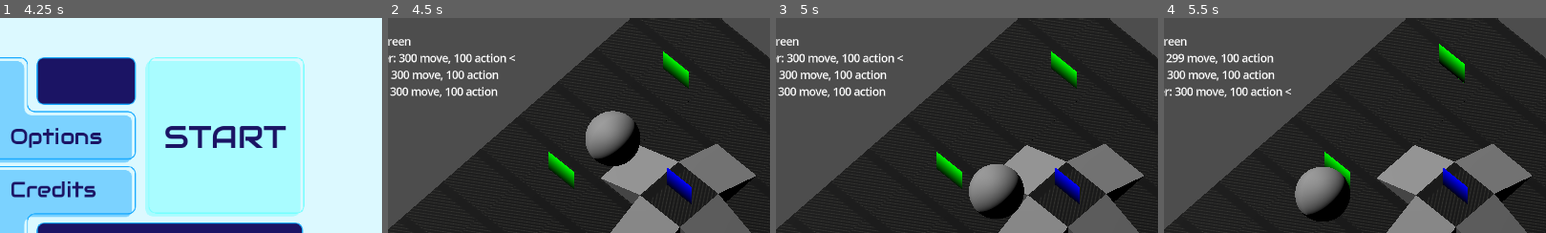
Above: before the commit, frames 1-4 (left to right).
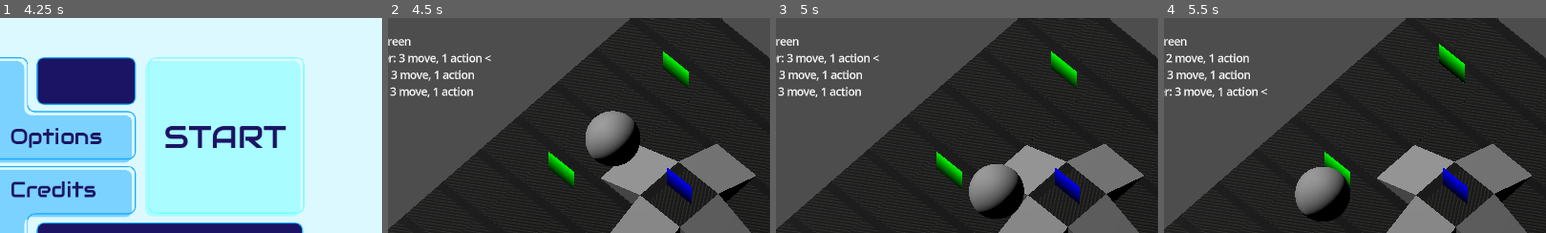
Above: after the commit, the same moments.

Repository: silverhammermba/ggj2025
Game: Godot game, scene res://Scenes/main_menu.tscn
Two runs of this game, one before a commit and one after it. Both use one fixed random seed, a clock stepped at 60 frames per second and the inputs below.
Inputs (mouse positions are % of the whole screen's width and height, from its top left):
- Up to frame 1 (4.25 s): click "START" at 0.5 s; click "START" at 1.25 s; click "Options" at 2 s; click "Credits" at 2.75 s; move the mouse to (72, 45) at 3.52 s; hold D (move_right) from 3.53 s (still down); tap Right (next char) at 3.6 s; click (72, 45) at 3.67 s
- Up to frame 2 (4.5 s): tap Enter (end_turn) at 4.25 s; move the mouse to (30, 55) at 4.27 s; release D (move_right) at 4.28 s; hold S (move_down) from 4.28 s (still down); tap Right (next char) at 4.35 s
- Up to frame 3 (5 s): keep holding S (move_down)
- Up to frame 4 (5.5 s): move the mouse to (60, 28) at 5.02 s; release S (move_down) at 5.03 s; hold D (move_right) from 5.03 s (still down); tap Left (prev char) at 5.1 s
The pictures show only the part of the screen within x 7-57%, y 0-50%; the shares and areas given below are measured in that part.

Frame 1 is identical in both runs. In frame 2, 2.1% of the frame differs, in the area x 2-34%, y 16-37%; in frame 3, 2.1%; in frame 4, 2.1%.

Commit message:
refactor

Diff:
--- a/Scenes/main_menu.gd
+++ b/Scenes/main_menu.gd
@@ -5,13 +5,6 @@
 # Called when the node enters the scene tree for the first time.
 func _ready():
 	$MarginContainer/HBoxContainer/VBoxContainer2/StartButton.grab_focus() # Replace with function body.
-
-
-# Called every frame. 'delta' is the elapsed time since the previous frame.
-func _process(delta):
-	pass
-
-
 
 func _on_options_button_pressed():
 	pass # Replace with function body.
--- a/character.gd
+++ b/character.gd
@@ -10,8 +10,8 @@
 @export var classPusher := false
 
 @export var team := 0
-@export var max_actions := 100
-@export var max_moves := 300
+@export var max_actions := 1
+@export var max_moves := 3
 var actions := 0
 var moves := 0
 
@@ -40,6 +40,15 @@
 	if team != currentTeam:
 		return false
 	return actions > 0 or moves > 0
+
+func status() -> String:
+	var klass := "Blower"
+	if classPopper:
+		klass = "Popper"
+	elif classPusher:
+		klass = "Pusher"
+	var charState := "BUBBLED!" if bubbleVictim else "%d move, %d action" % [moves, actions]
+	return "%s: %s" % [klass, charState]
 
 func grid_dist(pos: Vector3i) -> int:
 	return absi(pos.x - gridPos.x) + absi(pos.y - gridPos.y) + absi(pos.z - gridPos.z)
--- a/game.gd
+++ b/game.gd
@@ -161,8 +161,7 @@
 		var ch := characters[idx]
 		if ch.team != currentTeam:
 			continue
-		var presel = "> " if idx == selection else ""
-		var postsel = " <" if idx == selection else ""
-		var klass := "Blower" if ch.classBlower else "Popper" if ch.classPopper else "Pusher"
-		ui += "\n%s%s: %d move, %d action%s" % [presel, klass, ch.moves, ch.actions, postsel]
+		var presel := ("> " if idx == selection else "")
+		var postsel := (" <" if idx == selection else "")
+		ui += "\n%s%s%s" % [presel, ch.status(), postsel]
 	uiLabel.text = ui
